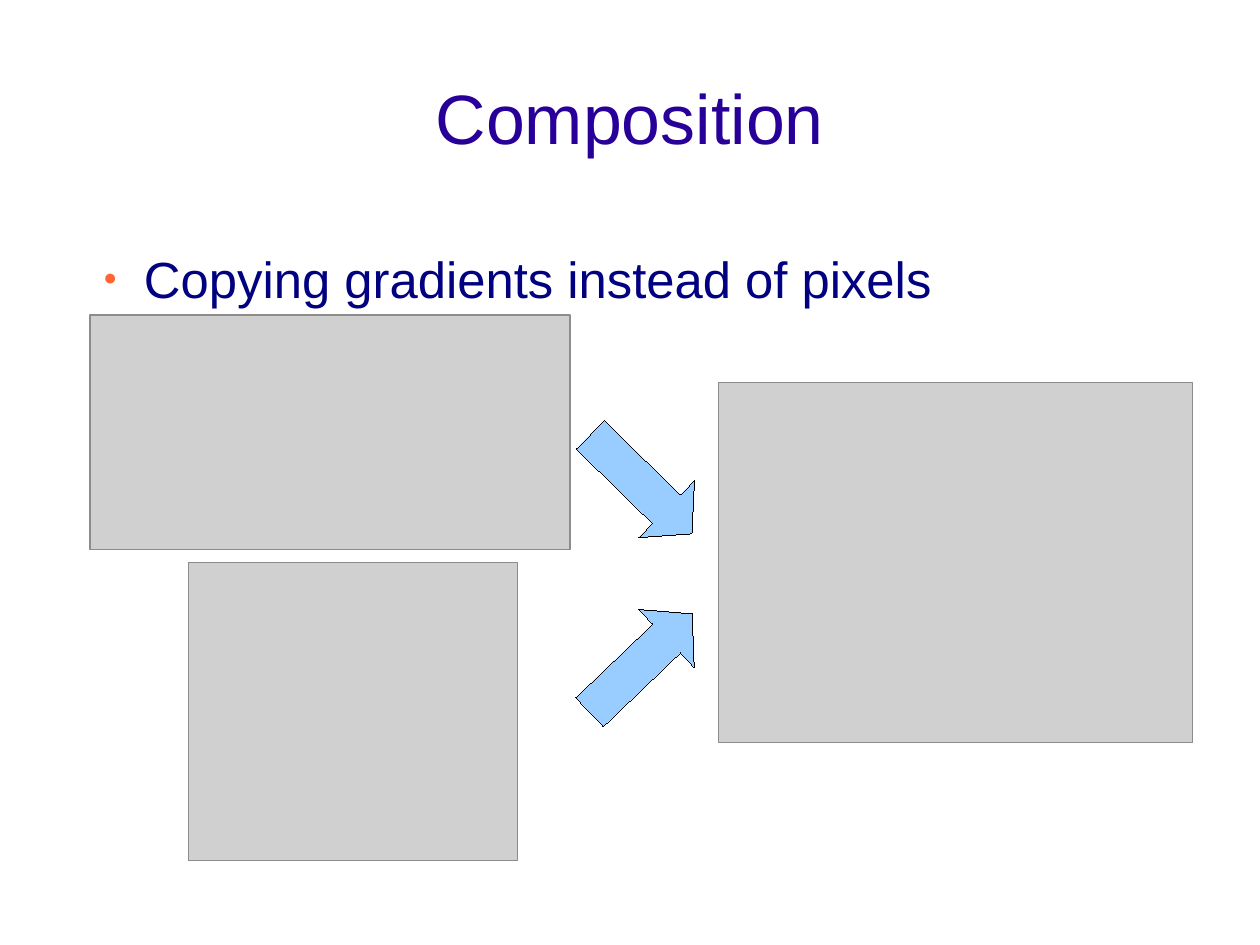
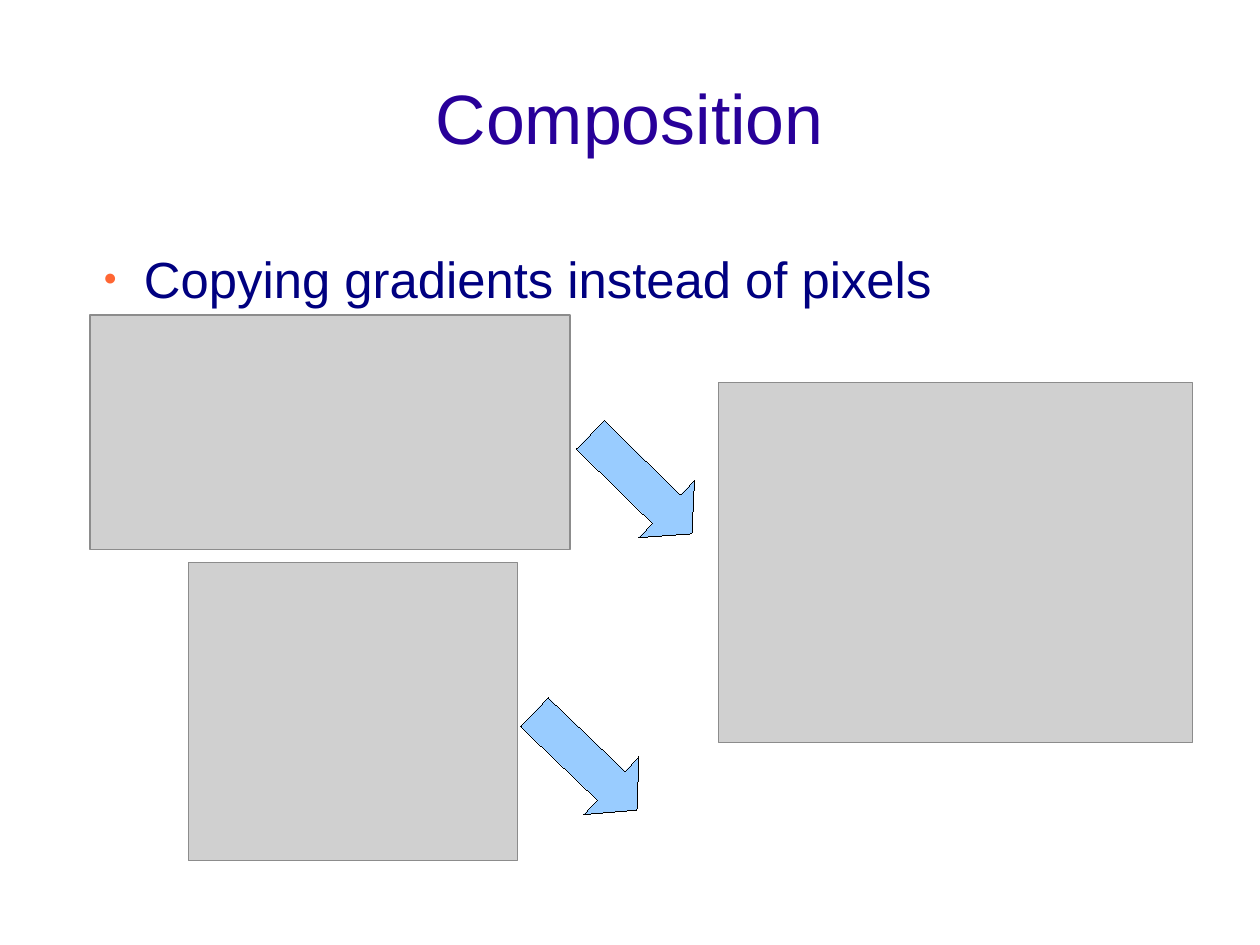
Before and after one commit to krishprince/cgs-ws10, a slide deck: slide 11 of KickOff_part2.odp. Drawn at 1260x945 pixels with LibreOffice and Linux fonts; fonts in the diff are those of the drawing; grey boxes stand for pictures; background and template pictures are left out. Boxes give left, top, right and bottom in pixels: in the first picture for what was removed or moved away, otherwise in the second. Text is boxed around its words. In the diff, an @@ line names an element or a change of style, - is before the commit and + after.

```diff
--- a/KickOff_part2.odp
+++ b/KickOff_part2.odp
@@ right arrow removed at (x1=563, y1=585, x2=720, y2=741) @@
@@ freeform shape added at (x1=507, y1=684, x2=664, y2=839), fill #99CCFF, outline #000000 0 pt @@
```
Also in this commit, not shown: 8 other slides changed, 1 other file.
